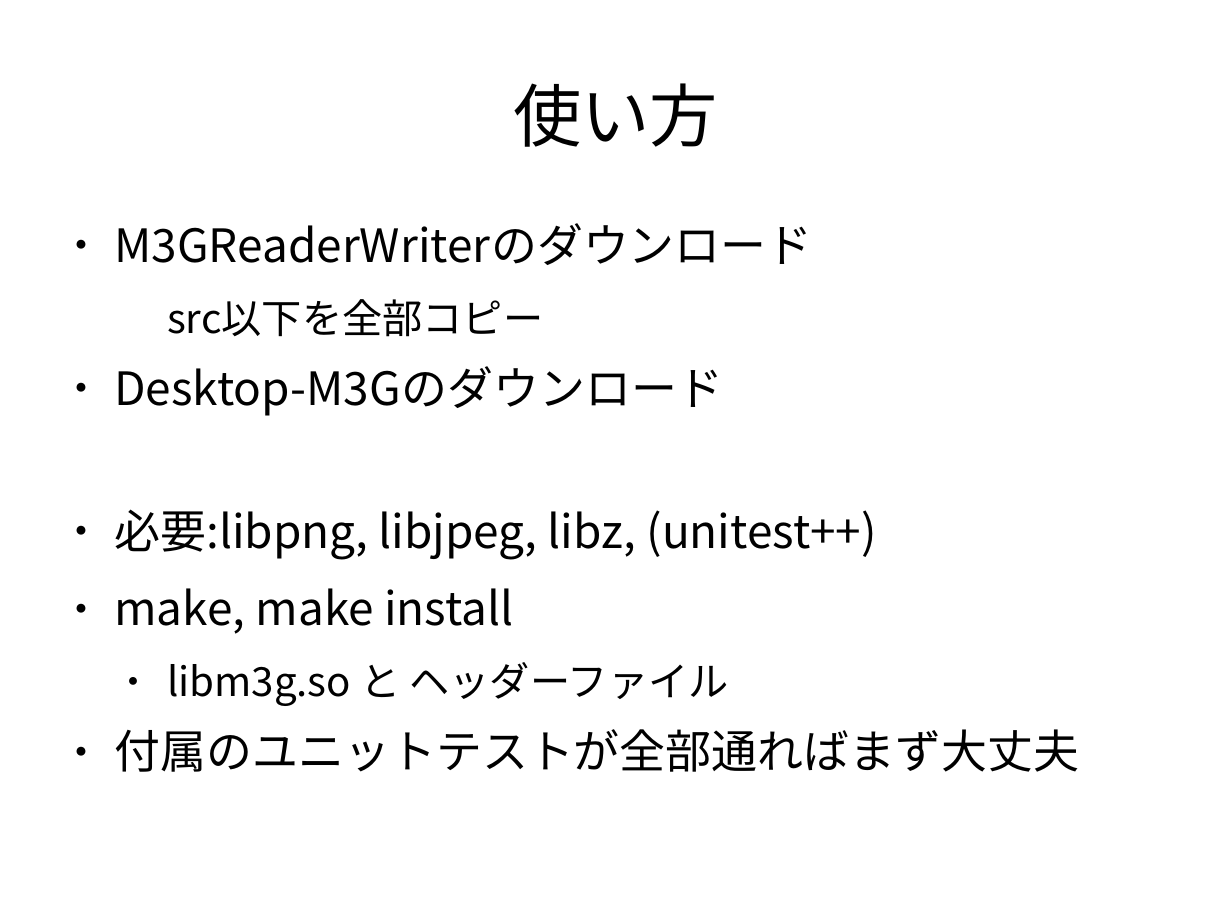
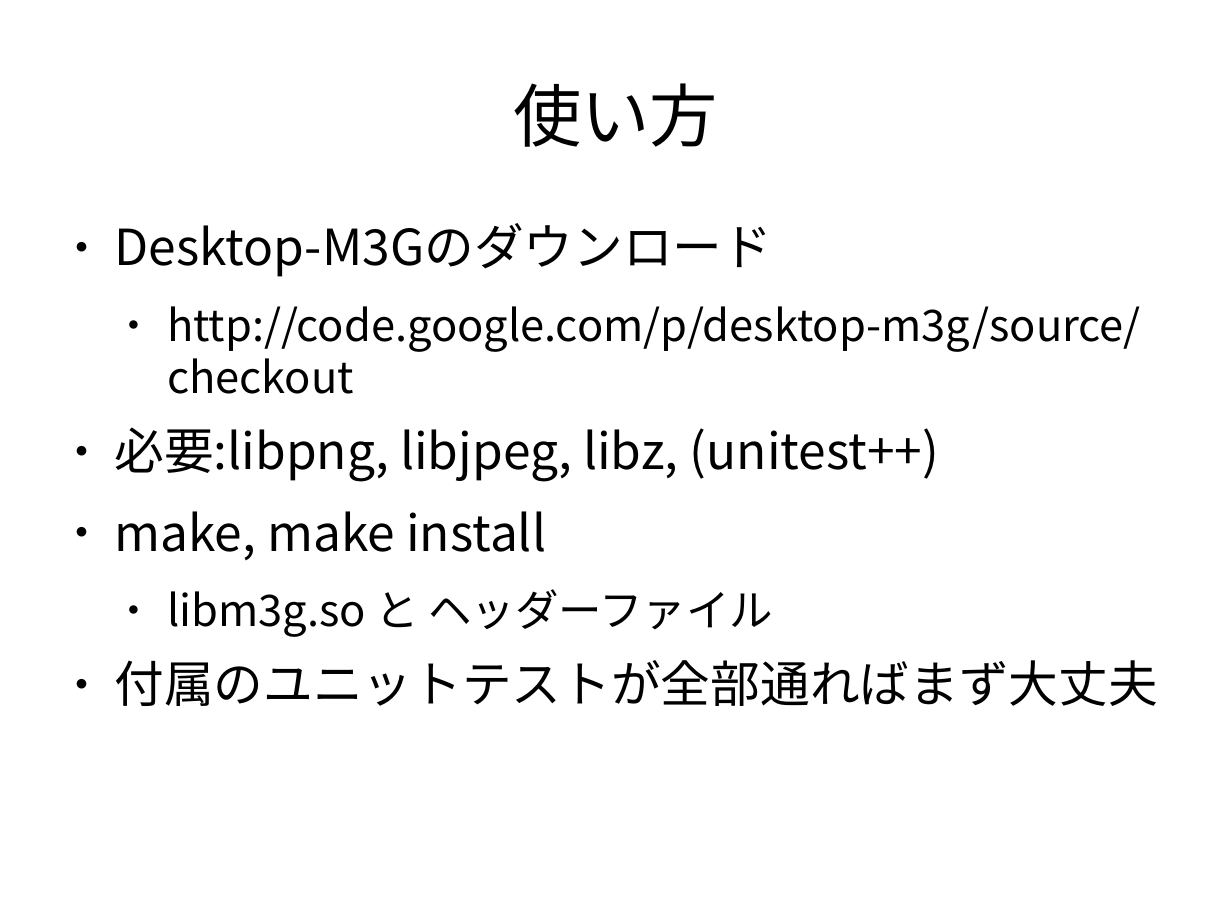
Before and after one commit to vadosnaprimer/desktop-m3g, a slide deck: slide 4 of doc/conference/Ruy会議2010-Desktop-M3Gとは.odp. Drawn at 1232x924 pixels with LibreOffice and Linux fonts; fonts in the diff are those of the drawing. Boxes give left, top, right and bottom in pixels: in the first picture for what was removed or moved away, otherwise in the second. Text is boxed around its words. In the diff, an @@ line names an element or a change of style, - is before the commit and + after.

```diff
--- a/doc/conference/Ruy会議2010-Desktop-M3Gとは.odp
+++ b/doc/conference/Ruy会議2010-Desktop-M3Gとは.odp
@@ text at [114,223,812,337]: paragraphs removed @@
-● M3GReaderWriterのダウンロード
-  src以下を全部コピー
@@ text at [114,223,1157,706]: size 29.6 to 32 pt in "Desktop-M3Gのダウンロード", "必要:libpng, libjpeg, libz, (unitest++)", "make, make install", "付属のユニットテストが全部通ればまず大丈夫"; size 25.9 to 28 pt in "libm3g.so と ヘッダーファイル" @@
@@ text at [167,306,1141,394]: paragraph added @@
+  ● http://code.google.com/p/desktop-m3g/source/checkout
```
Also in this commit, not shown: 5 other slides changed, 1 slide removed, 2 other files.
